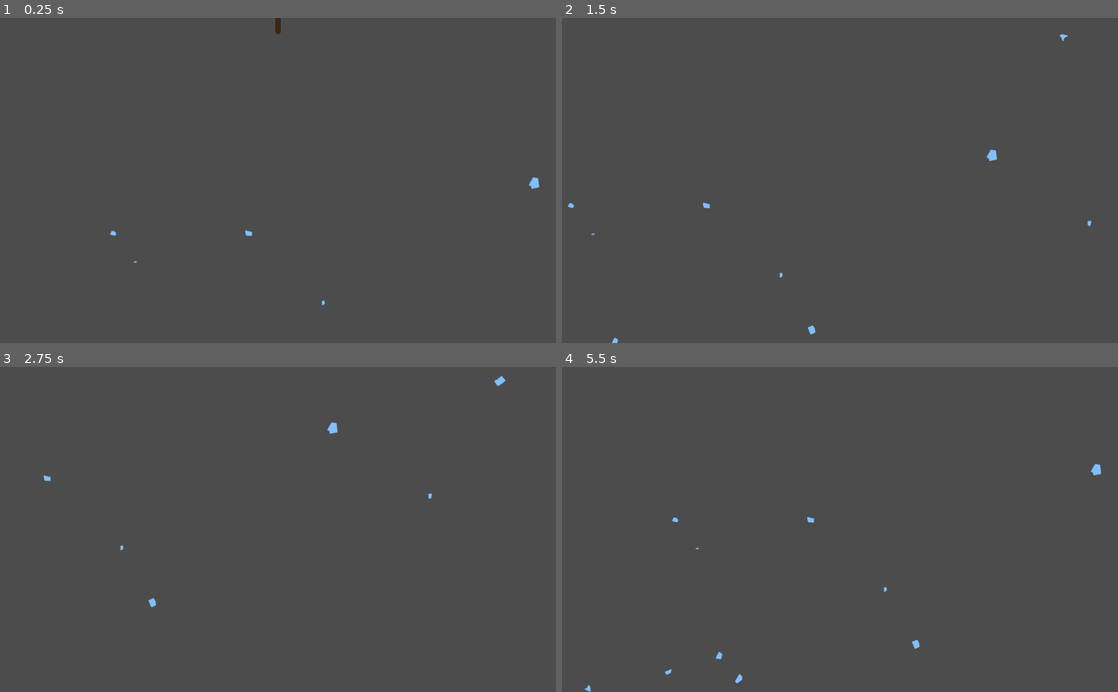
Above: before the commit, frames 1-4 (two rows, left to right).
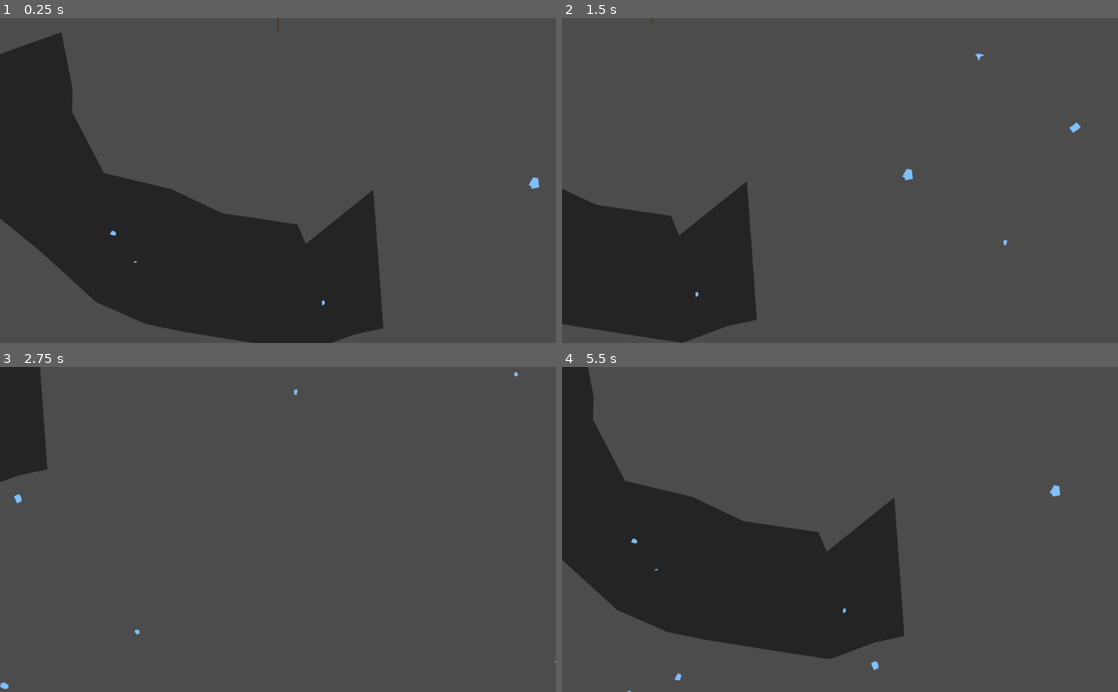
Above: after the commit, the same moments.

Repository: Cube-Number-Zero/Nutreants_attempt2
Game: Godot game, scene res://World.tscn
Two runs of this game, one before a commit and one after it. Both use one fixed random seed, a clock stepped at 60 frames per second and the inputs below.
Inputs (mouse positions are in pixels of both pictures, inside the frame that each line leads up to):
- Up to frame 1 (0.25 s): no input
- Up to frame 2 (1.5 s): tap Enter at 0.5 s; move the mouse to (962, 164) at 0.52 s; hold Right (ui_right) 0.53-1.28 s; click (962, 164) at 0.67 s; move the mouse to (728, 196) at 1.27 s; hold Down (ui_down) from 1.28 s (still down); click (728, 196) at 1.42 s
- Up to frame 3 (2.75 s): move the mouse to (333, 458) at 2.02 s; release Down (ui_down) at 2.03 s; hold Right (ui_right) from 2.03 s (still down); click (333, 458) at 2.17 s
- Up to frame 4 (5.5 s): move the mouse to (812, 594) at 2.77 s; release Right (ui_right) at 2.78 s; hold Up (ui_up) 2.78-3.53 s; click (812, 594) at 2.92 s; move the mouse to (1006, 578) at 3.52 s; hold Left (ui_left) 3.53-5.03 s; click (1006, 578) at 3.67 s; move the mouse to (673, 480) at 4.27 s; click (673, 480) at 4.42 s; move the mouse to (867, 529) at 5.02 s; hold Down (ui_down) from 5.03 s (still down); click (867, 529) at 5.17 s

The runs differ from the first frame. In frame 1, 30% of the frame differs, in the area x 0-69%, y 0-100%; in frame 2, 13%; in frame 3, 2.9%; in frame 4, 26%.
Error in both runs: Invalid get index 'max_root_length' (on base: 'null instance'). (res://ResourceManager.gd:17)

Commit message:
Added rocks

Diff:
--- /dev/null
+++ b/Rock.gd
@@ -0,0 +1,39 @@
+extends Node2D
+
+onready var poly_visible = $Polygon2D
+onready var poly_collide = $Area2D/CollisionPolygon2D
+onready var collider = $Area2D
+
+func _ready():
+	randomize()
+	generate_random_rock_formation(500, 200, 0.6, 100)
+
+func generate_random_rock_formation(distance_from_origin, depth, width_ratio, distance_between_points):
+	# distance_from_origin = how many pixels the center of the rock formation is from the tree base
+	# depth = how thick the rock slab is, in pixels
+	# width_ratio = how much of the semicircle the rock should occupy. use a number from 0 to 1, 0 = no rock, 1 = cover full layer
+	# distance_between_points = the distance between points on the inner and outer sides, in pixels. Decreasing this makes the rock look more jagged
+	var point_list = []
+	var center_angle_ratio = lerp(width_ratio / 2, 1 - width_ratio / 2, randf())
+	var center_angle = lerp(0, PI, center_angle_ratio)
+	var start_angle = center_angle - PI * width_ratio / 2
+	var end_angle = center_angle + PI * width_ratio / 2
+	var length_inner = PI * (distance_from_origin - depth / 2) * width_ratio
+	var length_outer = PI * (distance_from_origin + depth / 2) * width_ratio
+	var points_count_inner = round(length_inner / distance_between_points)
+	var points_count_outer = round(length_outer / distance_between_points)
+	for i in range(points_count_inner + 1):
+		var theta = lerp(start_angle, end_angle, i / points_count_inner)
+		var new_point = (distance_from_origin - depth / 2) * Vector2(cos(theta), sin(theta))
+		point_list.append(new_point + get_random_vector2(depth / 3))
+	for i in range(points_count_outer + 1):
+		var theta = lerp(end_angle, start_angle, i / points_count_outer)
+		var new_point = (distance_from_origin + depth / 2) * Vector2(cos(theta), sin(theta))
+		point_list.append(new_point + get_random_vector2(depth / 3))
+	poly_visible.polygon = point_list
+	poly_collide.polygon = point_list
+
+func get_random_vector2(max_length):
+	var random_angle = randf() * TAU
+	var random_length = randf() * max_length
+	return Vector2(random_length * cos(random_angle), random_length * sin(random_angle))
--- /dev/null
+++ b/Rock.tscn
@@ -0,0 +1,15 @@
+[gd_scene load_steps=2 format=2]
+
+[ext_resource path="res://Rock.gd" type="Script" id=1]
+
+[node name="Rock" type="Node2D"]
+script = ExtResource( 1 )
+
+[node name="Polygon2D" type="Polygon2D" parent="."]
+z_index = -1
+color = Color( 0.145098, 0.145098, 0.145098, 1 )
+antialiased = true
+
+[node name="Area2D" type="Area2D" parent="."]
+
+[node name="CollisionPolygon2D" type="CollisionPolygon2D" parent="Area2D"]
--- a/World.gd
+++ b/World.gd
@@ -2,7 +2,13 @@
 
 # Declare member variables here.
 
-const PAN_SPEED = 256
+const PAN_SPEED = 512
+const PAN_ACCELERATION = 1024
+
+onready var resource_patches = $resouce_patches
+onready var rocks = $rocks
+
+var camera_pan_velocity = Vector2.ZERO
 
 # Called when the node enters the scene tree for the first time.
 func _ready():
@@ -12,11 +18,18 @@
 # Called every frame. 'delta' is the elapsed time since the previous frame.
 func _process(delta):
 	# Pan the camera
+	var input_vector = Vector2.ZERO
 	if Input.is_action_pressed("ui_up"):
-		position.y = min(position.y + PAN_SPEED * delta, 0)
+		input_vector -= Vector2(0, 1)
 	if Input.is_action_pressed("ui_right"):
-		position.x -= PAN_SPEED * delta
+		input_vector += Vector2(1, 0)
 	if Input.is_action_pressed("ui_down"):
-		position.y -= PAN_SPEED * delta
+		input_vector += Vector2(0, 1)
 	if Input.is_action_pressed("ui_left"):
-		position.x += PAN_SPEED * delta
+		input_vector -= Vector2(1, 0)
+	input_vector = input_vector.normalized() * PAN_SPEED
+	camera_pan_velocity = camera_pan_velocity.move_toward(input_vector, PAN_ACCELERATION * delta)
+	position -= camera_pan_velocity * delta
+	if position.y > 0:
+		position.y = 0
+		camera_pan_velocity.y = 0
--- a/World.tscn
+++ b/World.tscn
@@ -3,7 +3,7 @@
 [ext_resource path="res://tree_root_node.tscn" type="PackedScene" id=1]
 [ext_resource path="res://roots_drawing.gd" type="Script" id=2]
 [ext_resource path="res://World.gd" type="Script" id=3]
-[ext_resource path="res://Resource_patch.tscn" type="PackedScene" id=4]
+[ext_resource path="res://Rock.tscn" type="PackedScene" id=4]
 [ext_resource path="res://resouce_patches.gd" type="Script" id=5]
 
 [node name="World" type="Node2D"]
@@ -19,5 +19,6 @@
 [node name="resouce_patches" type="Node2D" parent="."]
 script = ExtResource( 5 )
 
-[node name="resource_patch" parent="resouce_patches" instance=ExtResource( 4 )]
-position = Vector2( -54, 397 )
+[node name="rocks" type="Node2D" parent="."]
+
+[node name="Rock" parent="rocks" instance=ExtResource( 4 )]
--- a/roots_drawing.gd
+++ b/roots_drawing.gd
@@ -5,7 +5,7 @@
 
 const MINIMUM_NODE_DISTANCE = 25 # How close adjacent root nodes can be (lowering this makes the vines more smooth at the cost of performance)
 const MAXIMUM_DRAW_SNAP_DISTANCE = 40 # How close the cursor needs to be to a node to start drawing from it
-const MINIMUM_UNRELATED_NODE_DISTANCE = 50 # How close a root can grow to a seperate root
+const MINIMUM_UNRELATED_NODE_DISTANCE = 30 # How close a root can grow to a seperate root
 const ERASER_RADIUS = 60
 const MINIMUM_RESOURCE_SNAP_DISTANCE = 25 # How close a node has to be to a resource patch to snap to it and begin collecting
 const NEW_NODE = preload("res://tree_root_node.tscn")
@@ -17,6 +17,7 @@
 var max_root_length = MINIMUM_NODE_DISTANCE # the longest root from the base of the tree; use this (at least partially) for resource consumption scaling
 onready var tree_base  = $tree_root_node # Convinience variable for the base of the tree
 onready var resource_patches = get_parent().get_child(1)
+var world_scale
 
 # Called when the node enters the scene tree for the first time.
 func _ready():
@@ -27,9 +28,10 @@
 	new_node.position = Vector2(0, MINIMUM_NODE_DISTANCE)
 	new_node.get_child(0).get_child(0).set_point_position(0, Vector2(0.0, -40.0))
 	new_node.permanent = true
+	new_node.get_size()
 
 # Called every frame. 'delta' is the elapsed time since the previous frame.
-func _process(delta):
+func _physics_process(delta):
 	var mouse_position = get_viewport().get_mouse_position()
 	if Input.is_mouse_button_pressed(1):
 		if not drawing:
@@ -62,14 +64,18 @@
 	max_root_length = tree_base.get_longest_distance_from_origin()
 	tree_base.get_size()
 
-func add_node(loc, connected = false, connected_resource_patch=null):
+func add_node(loc, connected = false, connected_resource_patch = null):
 	var resource_cost = (loc - parent_node.get_global_position()).length() * sqrt(loc.y) * 0.005
 	if ResourceManager.can_afford(resource_cost) or connected:
+
 		var new_node = NEW_NODE.instance()
 		parent_node.add_child(new_node)
 		new_node.position = loc - parent_node.get_global_position()
 		new_node.get_child(0).get_child(0).set_point_position(0, \
 			parent_node.get_global_position() - new_node.get_global_position())
+
+		new_node.collider.position = -0.5 * new_node.position
+		new_node.node_resource_cost = resource_cost
 
 		# if first_node_in_branch:
 			# tree_base.calculate_branch_ID("0")
@@ -95,6 +101,8 @@
 		if test_gather_resource_patch[0]:
 			# This node is close enough to a resource patch to connect to it!
 			add_node(test_gather_resource_patch[1].get_global_position(), true, test_gather_resource_patch[1])
+	else:
+		drawing = false
 
 func colliding_with_node(loc):
 	return tree_base.test_collision(loc, MINIMUM_UNRELATED_NODE_DISTANCE, parent_node.gather_nearby_nodes(1))
--- a/tree_root_node.gd
+++ b/tree_root_node.gd
@@ -1,6 +1,6 @@
 extends Node2D
 
-# Declare member variables here.
+const ROCKS_RESOURCE_COST_MULTIPLIER = 4 # Cost multiplier when drawing over rocky soil
 
 var is_tree_origin = true
 var distance_from_origin = 0
@@ -13,12 +13,18 @@
 var size = 10
 var connected_to_patch = false # Is the node gathering resources from a patch?
 var connected_patch = null # The patch this node is connected to, if there is one
+var in_rocky_soil = false
+var node_resource_cost # how much it cost to create this node
 
 onready var line = $node_stuff/Line2D
+onready var collider = $node_stuff/Area2D
+onready var world = get_parent()
 
 # Called when the node enters the scene tree for the first time.
 func _ready():
-	pass
+	while world.name != "World":
+		world = world.get_parent()
+
 # Called every frame. 'delta' is the elapsed time since the previous frame.
 func _process(delta):
 	pass
@@ -152,5 +158,27 @@
 		for childNode in get_children():
 			if childNode.name != "node_stuff":
 				size += childNode.get_size()
-	line.width = sqrt(size) * 0.5
+	if in_rocky_soil:
+		line.width = sqrt(size) * 0.5 / 2
+		line.default_color = Color(0.15, 0.1, 0.05)
+	else:
+		line.width = sqrt(size) * 0.5
+		line.default_color = Color(0.3, 0.2, 0.1)
 	return size
+
+func test_if_in_rock():
+	if len(collider.get_overlapping_areas()) > 0:
+		for rock in world.rocks.get_children():
+			if collider.overlaps_area(rock.collider):
+				return true
+	return false
+
+func _on_Area2D_area_entered(area):
+	in_rocky_soil = test_if_in_rock()
+	get_size()
+
+
+func _on_Timer_timeout():
+	collider.queue_free()
+	if in_rocky_soil:
+		ResourceManager.spend(node_resource_cost * (ROCKS_RESOURCE_COST_MULTIPLIER - 1))
--- a/tree_root_node.tscn
+++ b/tree_root_node.tscn
@@ -1,6 +1,9 @@
-[gd_scene load_steps=2 format=2]
+[gd_scene load_steps=3 format=2]
 
 [ext_resource path="res://tree_root_node.gd" type="Script" id=1]
+
+[sub_resource type="CircleShape2D" id=1]
+radius = 1.0
 
 [node name="tree_root_node" type="Node2D"]
 script = ExtResource( 1 )
@@ -9,7 +12,23 @@
 
 [node name="Line2D" type="Line2D" parent="node_stuff"]
 points = PoolVector2Array( 0, 0, 0, 0 )
-default_color = Color( 0.231373, 0.156863, 0.0823529, 1 )
+default_color = Color( 0, 0, 0, 0 )
 joint_mode = 1
 begin_cap_mode = 2
 end_cap_mode = 2
+
+[node name="Area2D" type="Area2D" parent="node_stuff"]
+
+[node name="CollisionShape2D" type="CollisionShape2D" parent="node_stuff/Area2D"]
+shape = SubResource( 1 )
+
+[node name="Timer" type="Timer" parent="node_stuff"]
+process_mode = 0
+one_shot = true
+autostart = true
+__meta__ = {
+"_editor_description_": "Countdown to delete collision"
+}
+
+[connection signal="area_entered" from="node_stuff/Area2D" to="." method="_on_Area2D_area_entered"]
+[connection signal="timeout" from="node_stuff/Timer" to="." method="_on_Timer_timeout"]
